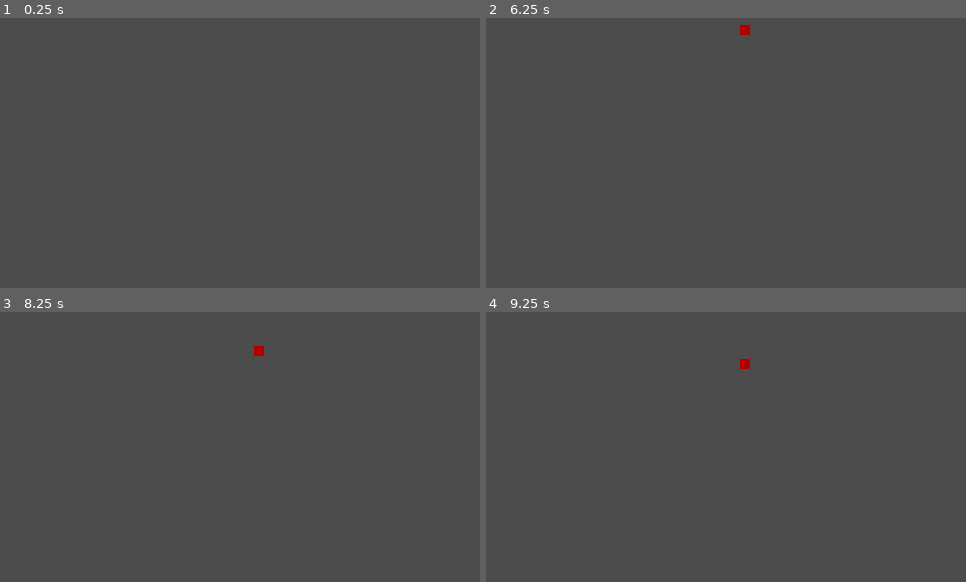
Above: before the commit, frames 1-4 (two rows, left to right).
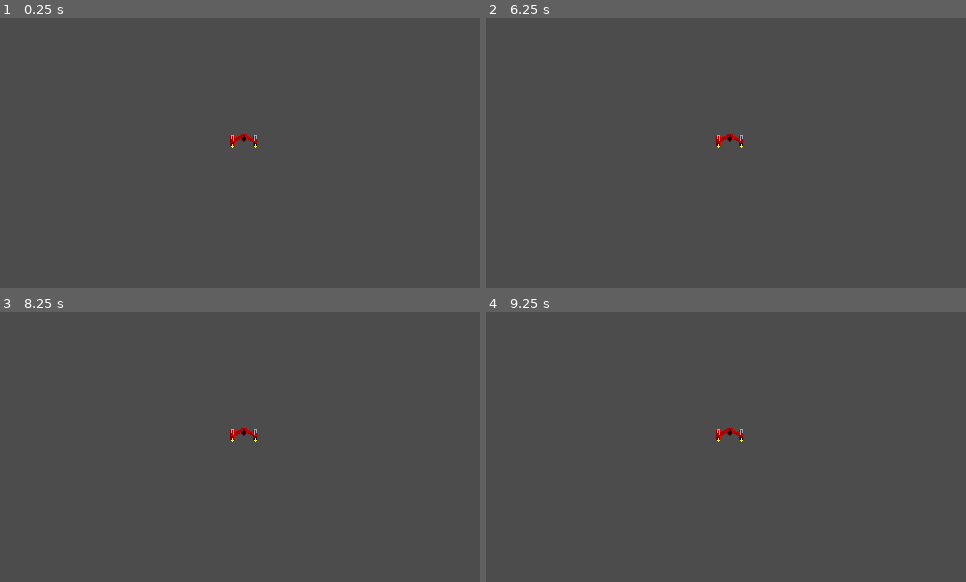
Above: after the commit, the same moments.

Repository: assert-justice/SwingWing
Game: Godot game, scene res://Main.tscn
Two runs of this game, one before a commit and one after it. Both use one fixed random seed, a clock stepped at 60 frames per second and the inputs below.
Inputs:
- Up to frame 1 (0.25 s): no input
- Up to frame 2 (6.25 s): tap Enter at 0.5, 2, 3.5 s; tap Space at 1.25, 2.75, 4.25 s
- Up to frame 3 (8.25 s): no input
- Up to frame 4 (9.25 s): no input

The runs differ from the first frame. In frame 1, 0.2% of the frame differs, in the area x 47-54%, y 42-49%; in frame 2, 0.2%, in the area x 47-56%, y 2-49%; in frame 3, 0.2%; in frame 4, 0.2%.

Commit message:
mapped mk inputs

Diff:
--- /dev/null
+++ b/Emitter.tscn
@@ -0,0 +1,6 @@
+[gd_scene load_steps=2 format=2]
+
+[ext_resource path="res://scripts/Emitter.gd" type="Script" id=1]
+
+[node name="Emitter" type="Node2D"]
+script = ExtResource( 1 )
--- a/Game.tscn
+++ b/Game.tscn
@@ -2,7 +2,7 @@
 
 [ext_resource path="res://entities/Bullet.tscn" type="PackedScene" id=1]
 [ext_resource path="res://scripts/PoolSystem.gd" type="Script" id=2]
-[ext_resource path="res://scripts/Emitter.gd" type="Script" id=3]
+[ext_resource path="res://Player.tscn" type="PackedScene" id=3]
 
 [node name="Game" type="Node2D" groups=["Game"]]
 
@@ -10,8 +10,5 @@
 script = ExtResource( 2 )
 bullet_scene = ExtResource( 1 )
 
-[node name="Emitter" type="Node2D" parent="."]
-position = Vector2( 259, 132 )
-script = ExtResource( 3 )
-pool_name = "bullet"
-direction = Vector2( 0, -1 )
+[node name="Player" parent="." instance=ExtResource( 3 )]
+position = Vector2( 244, 123 )
--- /dev/null
+++ b/Player.tscn
@@ -0,0 +1,43 @@
+[gd_scene load_steps=9 format=2]
+
+[ext_resource path="res://sprites/PlayerSprites.png" type="Texture" id=1]
+[ext_resource path="res://scripts/Player.gd" type="Script" id=2]
+[ext_resource path="res://Emitter.tscn" type="PackedScene" id=3]
+
+[sub_resource type="AtlasTexture" id=1]
+flags = 4
+atlas = ExtResource( 1 )
+region = Rect2( 0, 0, 32, 16 )
+
+[sub_resource type="AtlasTexture" id=2]
+flags = 4
+atlas = ExtResource( 1 )
+region = Rect2( 32, 0, 32, 16 )
+
+[sub_resource type="AtlasTexture" id=3]
+flags = 4
+atlas = ExtResource( 1 )
+region = Rect2( 64, 0, 32, 16 )
+
+[sub_resource type="AtlasTexture" id=4]
+flags = 4
+atlas = ExtResource( 1 )
+region = Rect2( 96, 0, 32, 16 )
+
+[sub_resource type="SpriteFrames" id=5]
+animations = [ {
+"frames": [ SubResource( 1 ), SubResource( 2 ), SubResource( 3 ), SubResource( 4 ) ],
+"loop": true,
+"name": "default",
+"speed": 5.0
+} ]
+
+[node name="Player" type="Node2D"]
+script = ExtResource( 2 )
+
+[node name="AnimatedSprite" type="AnimatedSprite" parent="."]
+frames = SubResource( 5 )
+
+[node name="Emitter" parent="." instance=ExtResource( 3 )]
+fire_time = 0.1
+direction = Vector2( 0, -1 )
--- a/project.godot
+++ b/project.godot
@@ -67,9 +67,35 @@
 
 [input]
 
-up={
+mk_left={
 "deadzone": 0.5,
-"events": [  ]
+"events": [ Object(InputEventKey,"resource_local_to_scene":false,"resource_name":"","device":0,"alt":false,"shift":false,"control":false,"meta":false,"command":false,"pressed":false,"scancode":0,"physical_scancode":65,"unicode":0,"echo":false,"script":null)
+ ]
+}
+mk_right={
+"deadzone": 0.5,
+"events": [ Object(InputEventKey,"resource_local_to_scene":false,"resource_name":"","device":0,"alt":false,"shift":false,"control":false,"meta":false,"command":false,"pressed":false,"scancode":0,"physical_scancode":68,"unicode":0,"echo":false,"script":null)
+ ]
+}
+mk_up={
+"deadzone": 0.5,
+"events": [ Object(InputEventKey,"resource_local_to_scene":false,"resource_name":"","device":0,"alt":false,"shift":false,"control":false,"meta":false,"command":false,"pressed":false,"scancode":0,"physical_scancode":87,"unicode":0,"echo":false,"script":null)
+ ]
+}
+mk_down={
+"deadzone": 0.5,
+"events": [ Object(InputEventKey,"resource_local_to_scene":false,"resource_name":"","device":0,"alt":false,"shift":false,"control":false,"meta":false,"command":false,"pressed":false,"scancode":0,"physical_scancode":83,"unicode":0,"echo":false,"script":null)
+ ]
+}
+mk_fire={
+"deadzone": 0.5,
+"events": [ Object(InputEventKey,"resource_local_to_scene":false,"resource_name":"","device":0,"alt":false,"shift":false,"control":false,"meta":false,"command":false,"pressed":false,"scancode":0,"physical_scancode":32,"unicode":0,"echo":false,"script":null)
+ ]
+}
+mk_spin={
+"deadzone": 0.5,
+"events": [ Object(InputEventKey,"resource_local_to_scene":false,"resource_name":"","device":0,"alt":false,"shift":false,"control":false,"meta":false,"command":false,"pressed":false,"scancode":0,"physical_scancode":16777237,"unicode":0,"echo":false,"script":null)
+ ]
 }
 
 [physics]
--- a/scripts/Emitter.gd
+++ b/scripts/Emitter.gd
@@ -1,11 +1,11 @@
 extends Node2D
 
-export var pool_name = ""
+export var pool_name = "bullet"
 
 export var fire_time = 1.0
 var fire_clock = 0
 export var enabled = true
-export (Vector2) var direction
+export (Vector2) var direction = Vector2.RIGHT
 export var speed = 400
 
 var pool : Pool
--- a/scripts/Player.gd
+++ b/scripts/Player.gd
@@ -18,7 +18,6 @@
 		velocity *= speed_co
 	if controller.spin_button > 0:
 		spin()
-	print(position)
 	translate(velocity)
 	if position.x < 0:
 		position.x = 0
@@ -41,4 +40,4 @@
 
 func set_mode(mode):
 	self.mode = mode
-	$AnimationPlayer.play(str(mode))
+	#$AnimationPlayer.play(str(mode))
